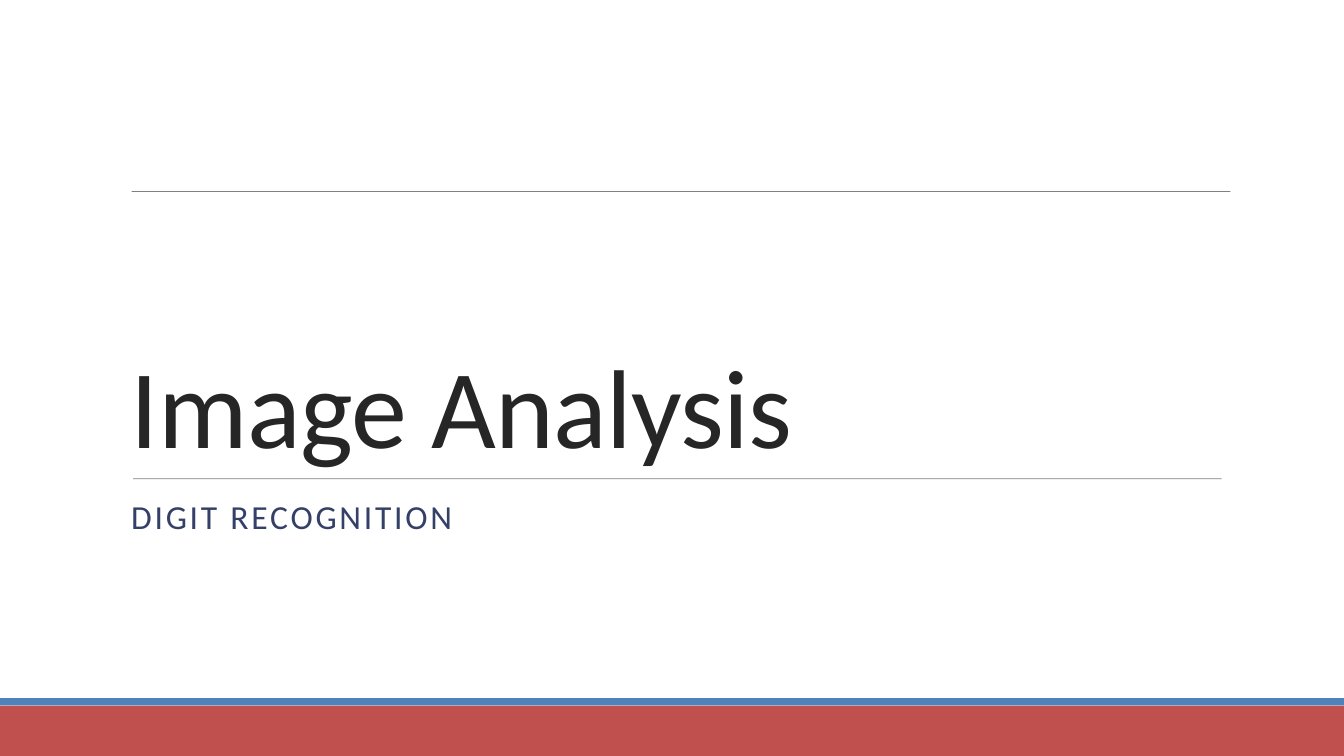
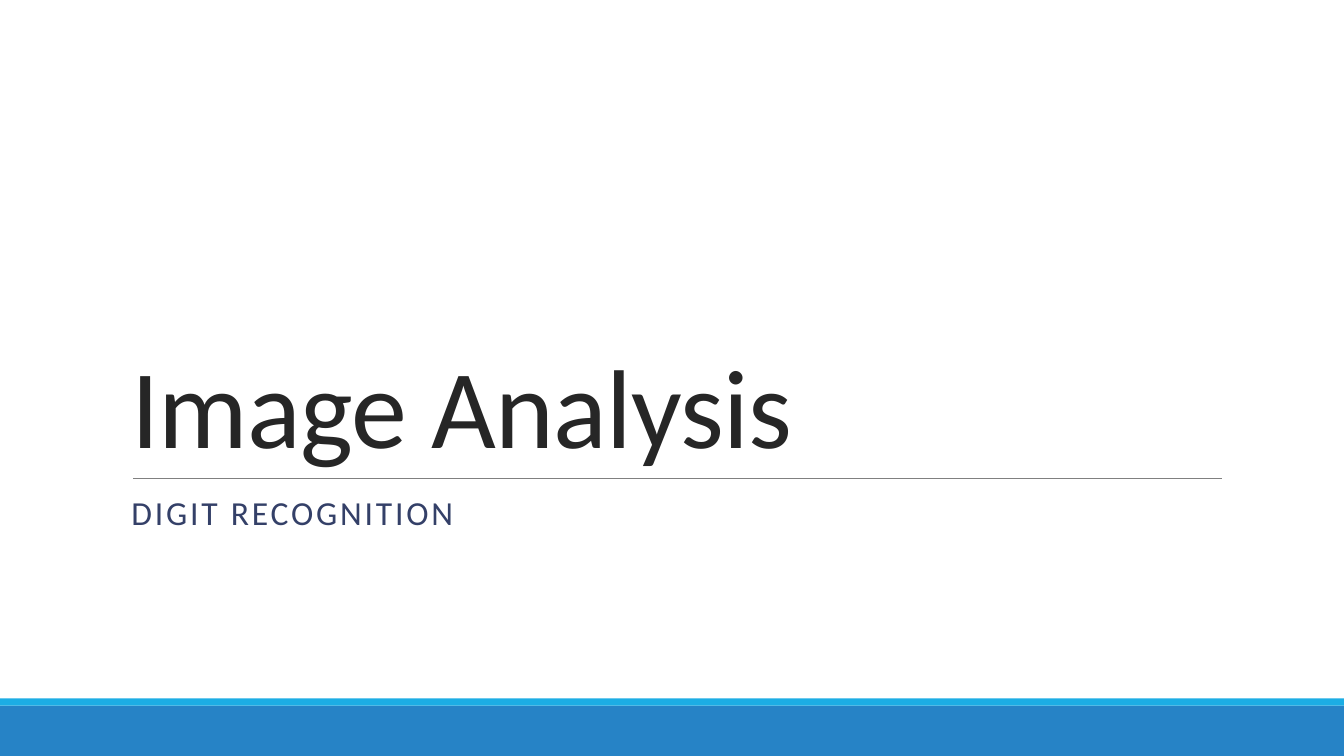
Before and after one commit to datascience-mobi/project-03-group-01, a slide deck: slide 1 of Vortrag1.pptx. Drawn at 1344x756 pixels with LibreOffice and Linux fonts; fonts in the diff are those of the drawing. Boxes give left, top, right and bottom in pixels: in the first picture for what was removed or moved away, otherwise in the second. Text is boxed around its words. In the diff, an @@ line names an element or a change of style, - is before the commit and + after.

```diff
--- a/Vortrag1.pptx
+++ b/Vortrag1.pptx
@@ line removed from (132, 192) to (1231, 192) @@
@@ line (133, 479) - (1222, 479): stroke #808080 0.51 pt to #808080 0.5 pt @@
@@ subtitle "DIGIT RECOGNITION" at <box>131,503,453,526</box>: line spacing 1 to 0.9; more space between paragraphs @@
@@ rectangle at <box>0,706,1344,756</box>: fill #C0504D to #2683C6 @@
@@ rectangle at <box>0,699,1344,706</box>: fill #4F81BD to #1CADE4 @@
```
Also in this commit, not shown: 8 other slides changed.
